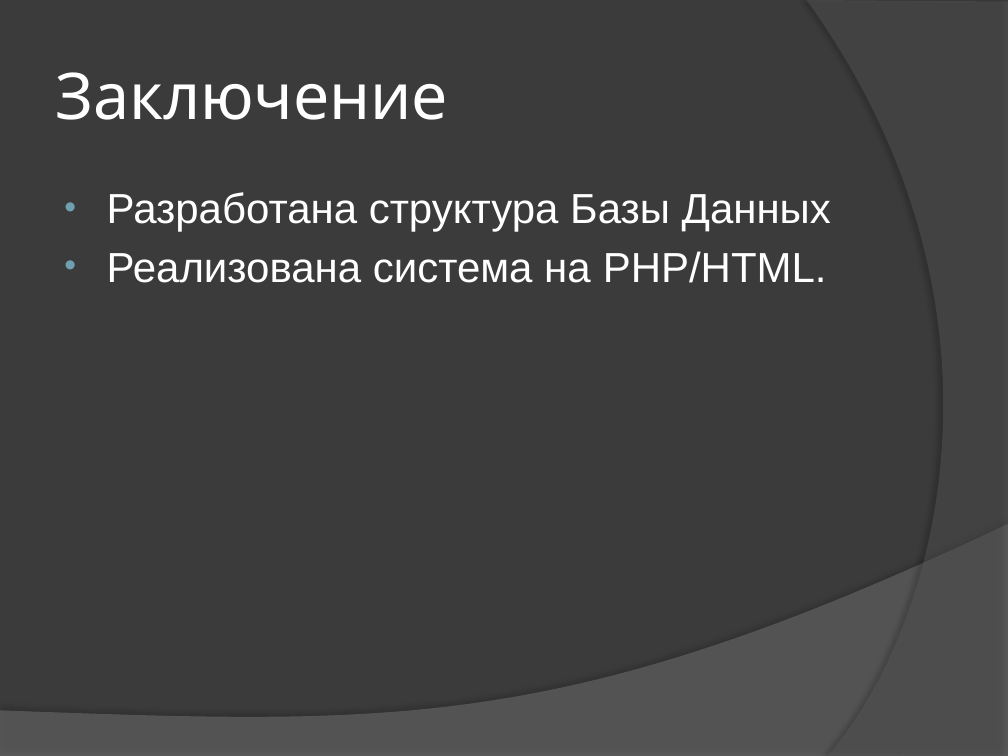
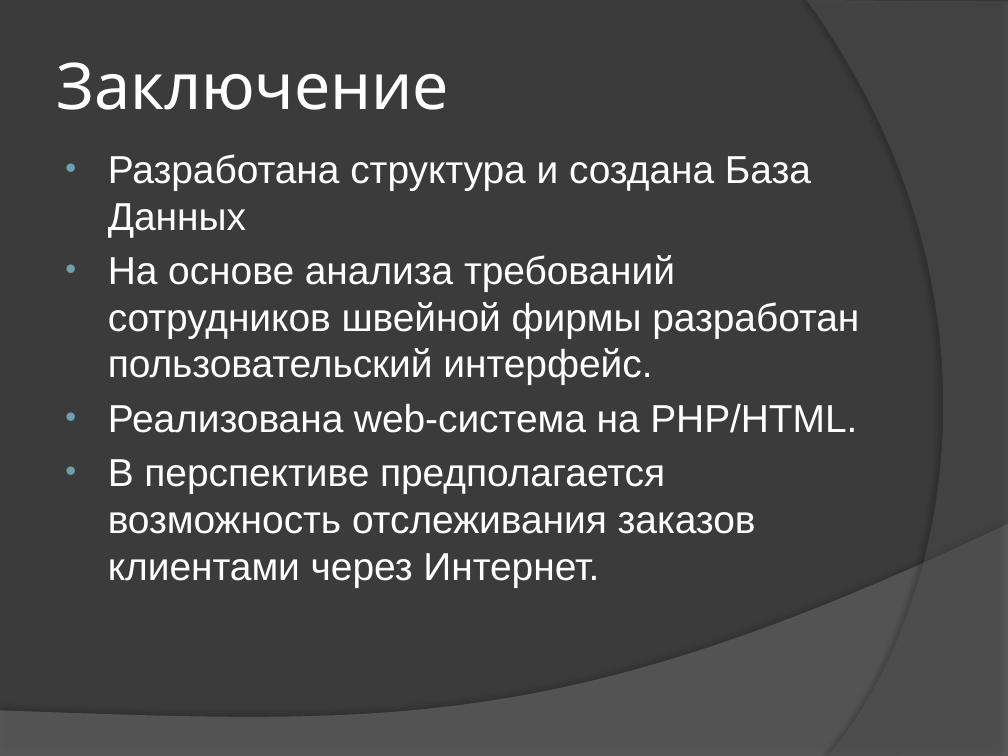
Before and after one commit to stden/diplomx, a slide deck: slide 15 of Подоплелов Андрей Владимирович/Презентация.pptx. Drawn at 1008x756 pixels with LibreOffice and Linux fonts; fonts in the diff are those of the drawing. Boxes give left, top, right and bottom in pixels: in the first picture for what was removed or moved away, otherwise in the second. Text is boxed around its words. In the diff, an @@ line names an element or a change of style, - is before the commit and + after.

```diff
--- a/Подоплелов Андрей Владимирович/Презентация.pptx
+++ b/Подоплелов Андрей Владимирович/Презентация.pptx
@@ title "Заключение" moved from (x1=55, y1=72, x2=448, y2=120) to (x1=57, y1=62, x2=450, y2=110) @@
@@ text at (x1=108, y1=154, x2=859, y2=587): text changed; size 30 to 27.8 pt @@
-• Разработана структура Базы Данных
-• Реализована система на PHP/HTML.
+• Разработана структура и создана База Данных
+• На основе анализа требований сотрудников швейной фирмы разработан пользовательский интерфейс.
+• Реализована web-система на PHP/HTML.
+• В перспективе предполагается возможность отслеживания заказов клиентами через Интернет.
```
Also in this commit, not shown: 3 other slides changed.
